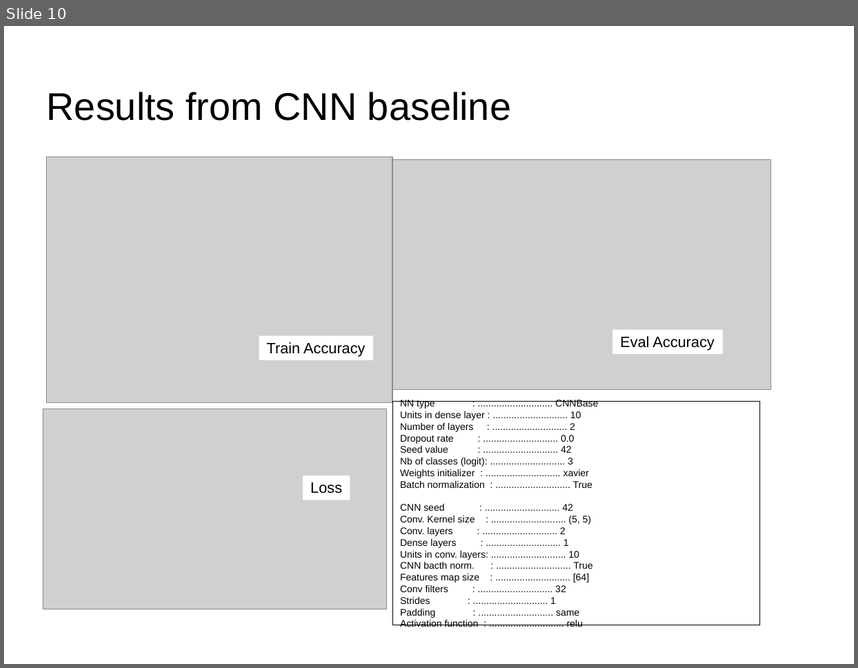
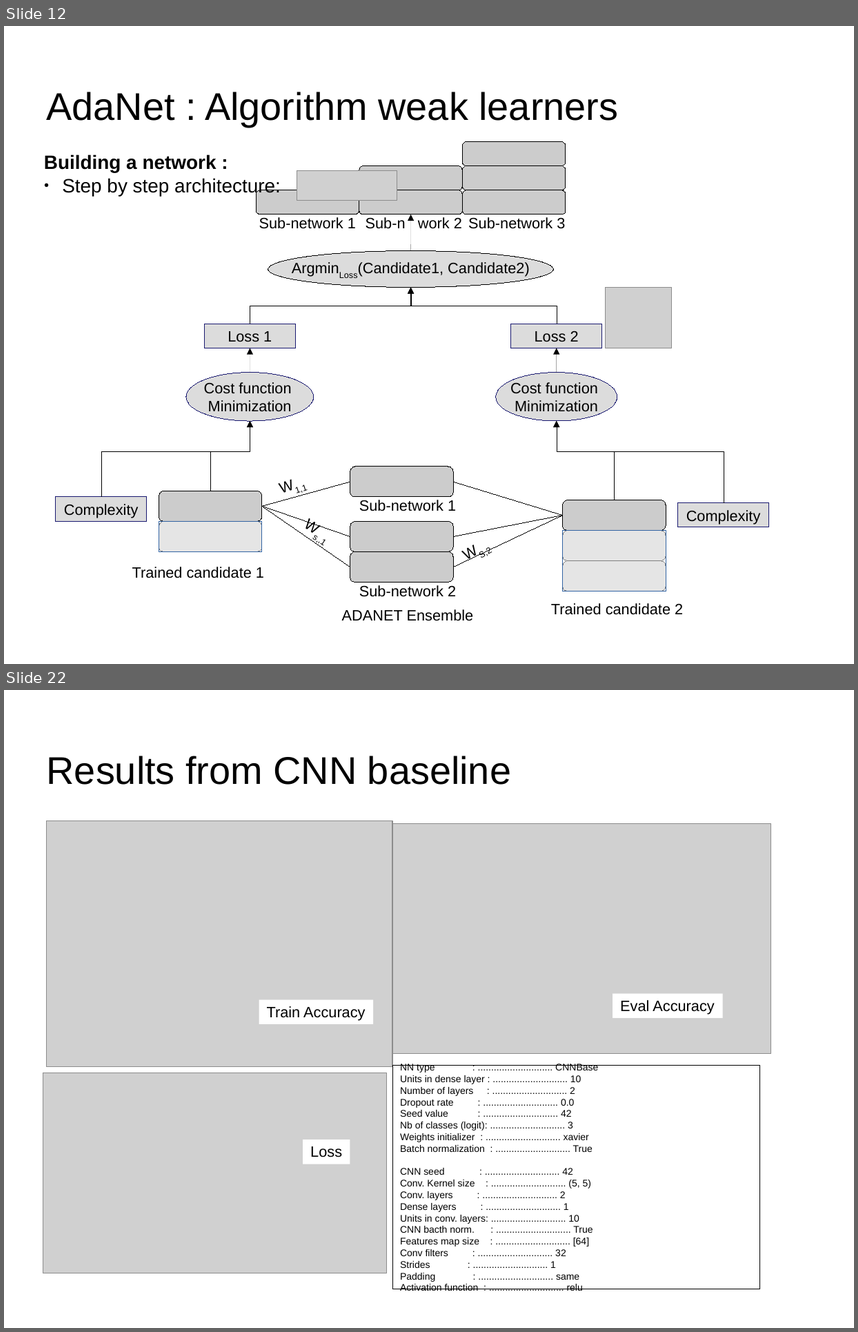
Before and after one commit to dataforcast/OC_Datascientist, a slide deck: P8/report/Openclassrooms_ParcoursDatascientist_P8-V1.odp. Shown one above the other, each under a label of ours: slide 10 before the commit, slides 12 and 22 after it; the slides between them are not shown. The pictures are 858x668 and 858x1332 pixels, drawn with LibreOffice and Linux fonts; fonts in the diff are those of the drawing; grey boxes stand for pictures; background and template pictures are left out. Boxes give left, top, right and bottom in pixels: in the first picture for what was removed or moved away, otherwise in the second. Text is boxed around its words. In the diff, an @@ line names an element or a change of style, - is before the commit and + after.

Commit message:
Adanet : before rework

```diff
--- a/P8/report/Openclassrooms_ParcoursDatascientist_P8-V1.odp
+++ b/P8/report/Openclassrooms_ParcoursDatascientist_P8-V1.odp
@@ slide 12 added at [4, 26, 854, 664], background picture (left out) @@
@@ title added at [47, 92, 618, 127], 36 pt, text #000000 @@
+AdaNet : Algorithm weak learners
@@ text added at [44, 154, 281, 196], 18 pt, text #000000 @@
+Building a network :
+● Step by step architecture:
@@ picture added at [297, 170, 397, 200] @@
@@ arrow added from (411, 250) to (411, 214), #000000 0 pt @@
@@ group added at [257, 142, 566, 229]: 6 rounded rectangles, 3 texts @@
+Sub-network 1
+Sub-n work 2
+Sub-network 3
@@ ellipse added at [268, 250, 554, 287], fill #DCDCDC, outline #000000 0 pt, 14 pt, text #000000 @@
+ArgminLoss(Candidate1, Candidate2)
@@ elbow arrow added from (250, 324) to (411, 288), #000000 0 pt @@
@@ elbow arrow added from (557, 324) to (411, 288), #000000 0 pt @@
@@ picture added at [606, 288, 673, 348] @@
@@ rectangle added at [205, 324, 296, 348], fill #DCDCDC, outline #191970 0 pt, 14 pt, text #000000 @@
+Loss 1
@@ arrow added from (250, 372) to (250, 348), #000000 0 pt @@
@@ group added at [454, 324, 769, 615]: 3 lines, 3 rounded rectangles, 3 rectangles, 2 texts, 2 elbow arrows, 1 ellipse, 1 arrow @@
+WS,2
+Cost function
+Minimization
+Trained candidate 2
+Complexity
+Loss 2
@@ ellipse added at [186, 372, 313, 421], fill #DCDCDC, outline #191970 0 pt, 14 pt, text #000000 @@
+Cost function
+Minimization
@@ elbow arrow added from (101, 497) to (250, 421), #000000 0 pt @@
@@ elbow arrow added from (211, 490) to (250, 421), #000000 0 pt @@
@@ rectangle added at [56, 497, 147, 521], fill #DCDCDC, outline #191970 0 pt, 14 pt, text #000000 @@
+Complexity
@@ line added from (263, 506) to (350, 482), #000000 0 pt @@
@@ text added at [297, 484, 308, 495], 14 pt, text #000000 @@
+W1,1
@@ group added at [342, 466, 474, 621]: 3 rounded rectangles, 3 texts @@
+ADANET Ensemble
+Sub-network 2
+Sub-network 1
@@ group added at [132, 490, 264, 578]: 2 rounded rectangles, 1 text, 1 rectangle @@
+Trained candidate 1
@@ line added from (263, 506) to (350, 537), #000000 0 pt @@
@@ line added from (263, 506) to (350, 567), #000000 0 pt @@
@@ text added at [320, 539, 324, 546], 14 pt, text #000000 @@
+Ws,,1
@@ what was slide 10 is now slide 22 @@
```
Also in this commit, not shown: 11 slides changed, 16 other slides added, 7 other files.
